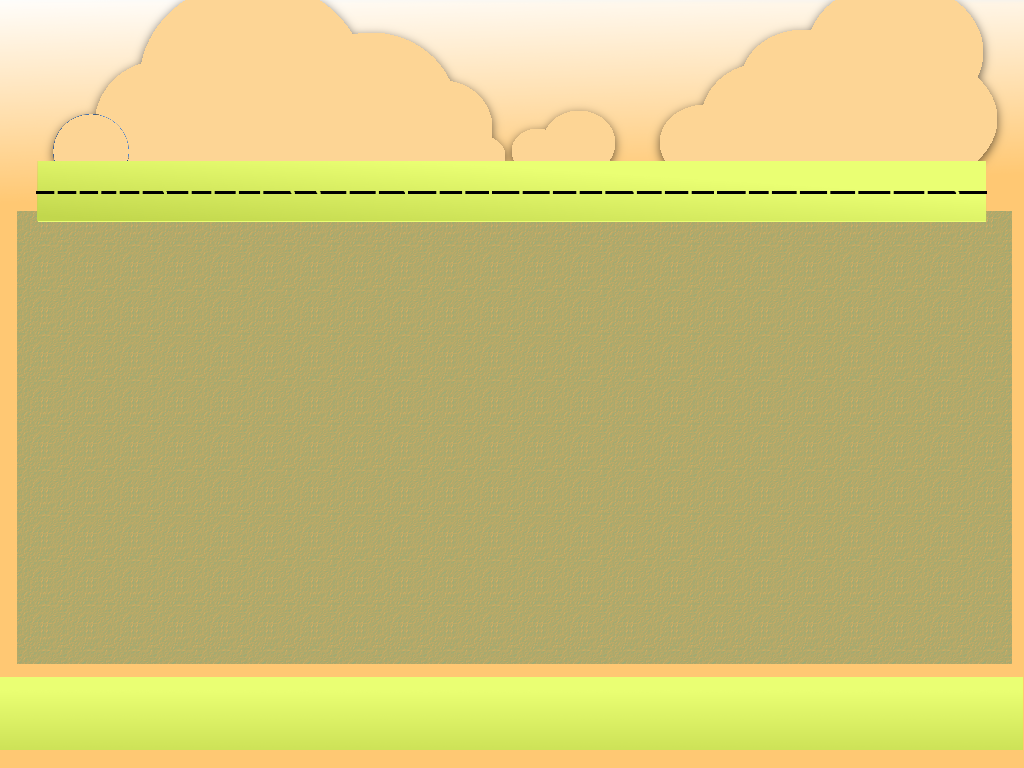
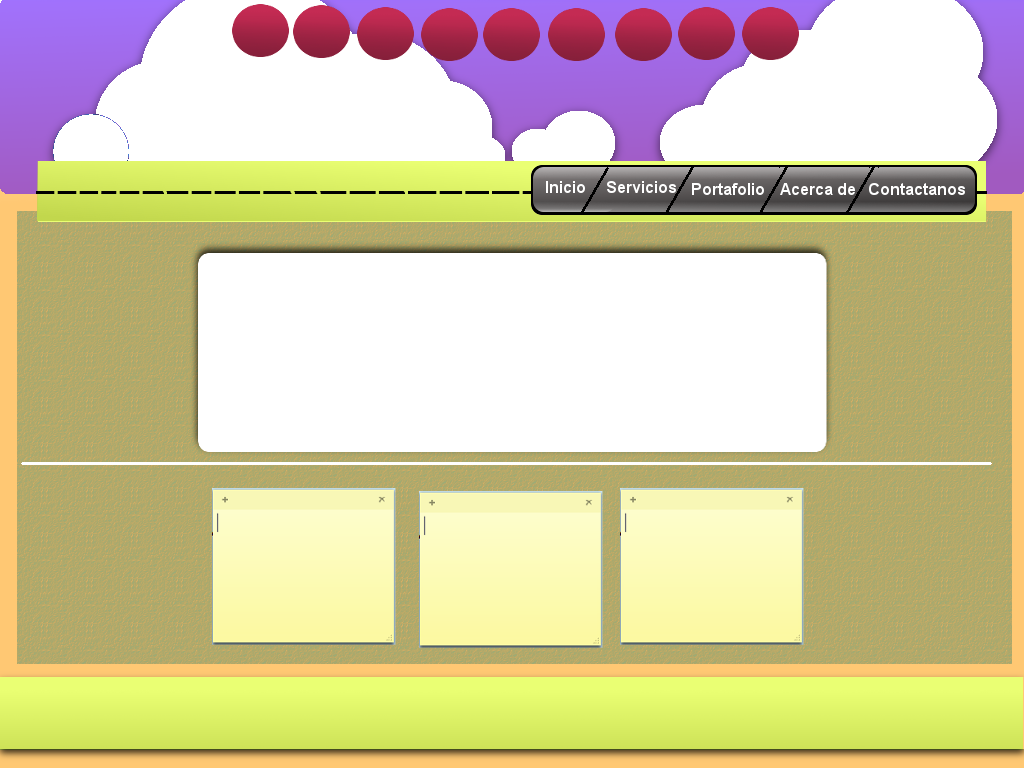
Layer changes from the first 1024px x 768px image to the second:
added layer "Transformation copy #4" above "Transformation copy #3" over left=742, top=7, right=799, bottom=60
added layer "Transformation copy #3" above "Transformation copy #2" over left=678, top=7, right=735, bottom=60
added layer "Transformation copy #2" above "Transformation copy #1" over left=615, top=8, right=672, bottom=61
added layer "Transformation copy #1" above "Transformation copy #7" over left=548, top=8, right=605, bottom=61
added layer "Transformation copy #7" above "Transformation copy #6" over left=232, top=4, right=289, bottom=57
added layer "Transformation copy #6" above "Transformation copy #5" over left=293, top=5, right=350, bottom=58
added layer "Transformation copy #5" above "Transformation copy" over left=357, top=7, right=414, bottom=60
added layer "Transformation copy" above "Transformation" over left=421, top=8, right=478, bottom=61
added layer "Transformation" above "Drop Shadow #4" over left=483, top=8, right=540, bottom=61
added layer "Drop Shadow #4" (80%) above "Sticky copy #1" over left=0, top=673, right=1024, bottom=761
added layer "Sticky copy #1" above "Sticky copy" over left=620, top=488, right=804, bottom=645
added layer "Sticky copy" above "Sticky" over left=212, top=488, right=396, bottom=645
added layer "Sticky" above "lineaImaginaria" over left=419, top=491, right=603, bottom=648
added layer "Pasted Layer" above "Drop Shadow #3" over left=198, top=253, right=827, bottom=452
added layer "Drop Shadow #3" (80%) above "SlideShow" over left=190, top=241, right=833, bottom=456
added layer "menu #1" above "Contactanos" over left=21, top=167, right=992, bottom=465
added layer "menu" above "linea Imaginaria #1" over left=531, top=165, right=977, bottom=215
painted on "nubes #1" over left=53, top=0, right=997, bottom=162
added layer "cielo #1" (55%) above "Header" over left=0, top=0, right=1024, bottom=194
…and 5 more changes (5 added)
